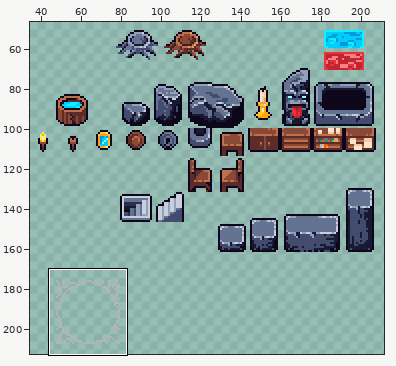
Two states of a pixel-art file, core/assets/ase/props.ase. Above, an overview of the earlier version with the close-up marked.
Close-up. Before the commit:
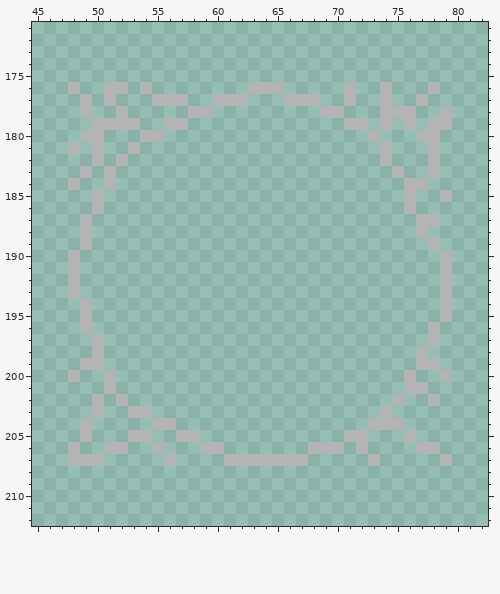
256x256 pixels, 1 frame. Shown: x 45..82, y 171..212. The wide view leaves out empty margins.
After:
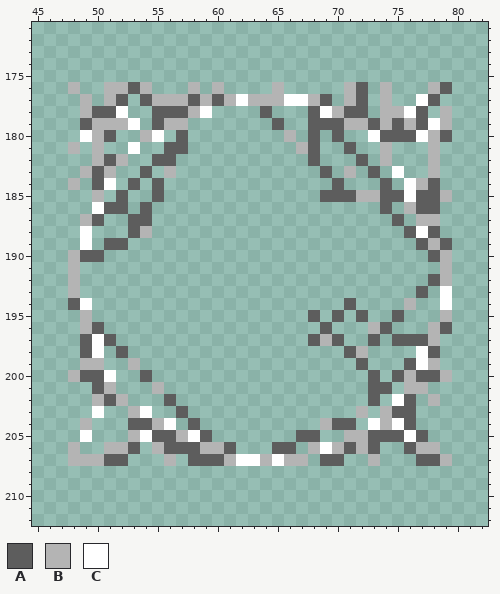
Palette (. is transparent): A #5d5d5d  B #b4b4b4  C #ffffff
Edits made:
Changed rows in their new state; - is an unchanged pixel.
Layer "props":
first column x 48:
176 -----A----B-B--..-------A------A
177 ----A-A---ABA-CBBBCC-A--A----CA-
178 --AAC--AAA-C----A---AC-AA---CA--
179 -A---C-A---------A--AAA--A-A-AC-
180 -C-A---C-A--------B-A-A--CAAAC-A
181 -----C--AA---------BA--A--------
182 ---A---AA-----------A---A-------
183 --A---A-B------------A-B-A-C----
184 --AC-A-A--------------A---A-C-A-
185 ----A--A-------------AAABBAACAA-
186 --CAA-A-------------------A--AA-
187 --A--AA--------------------A----
188 -C---AB---------------------ACA-
189 -C-AA------------------------A-A
190 -AA---------------------------A-
192 ------------------------------A-
193 -----------------------------A-C
194 AC---------------------A----B--C
195 --------------------A-A-A--A----
196 --A------------------A---BA----A
197 -ACA----------------ABA--A-AAA--
198 -AC-A------------------AB----CA-
199 -----B------------------A---AC--
200 -AAC--A------------------A-A-AA-
201 --A----B-----------------AA-----
202 ---A----A----------------A-CA---
203 --C---C--A--------------B--AA---
204 -----AA-C-A----------BAA-C-CA---
205 -C----CAA-CA-------AA----AAACA--
206 -----A--AAA--A---AA--C-A-A--A---
207 ---AA-----AAA-CC-C---AA------AA-
Where, in picture pixels (left, top, right, bottom), the same in both close-ups:
changed: (68, 82, 452, 466)
